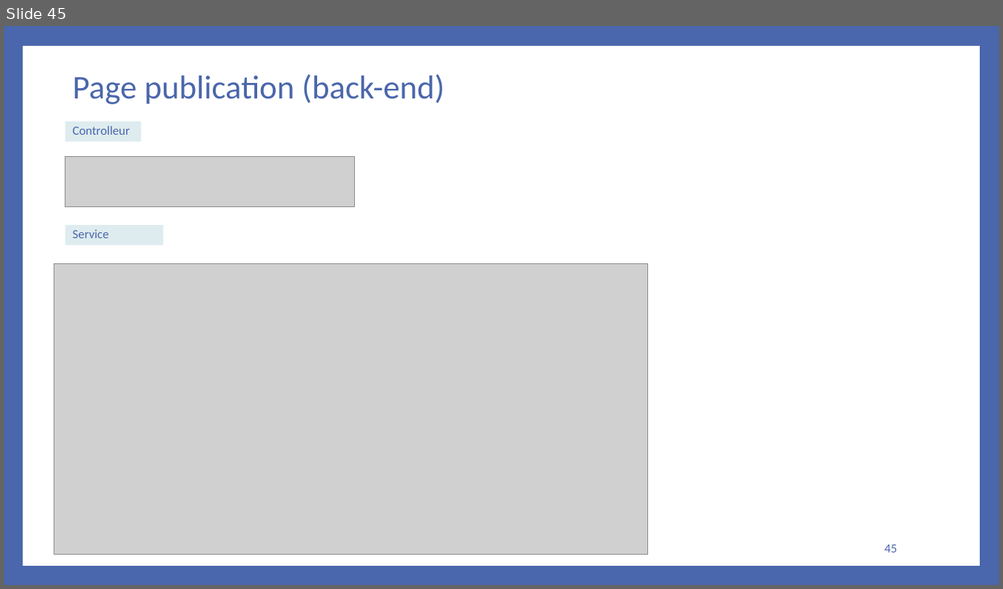
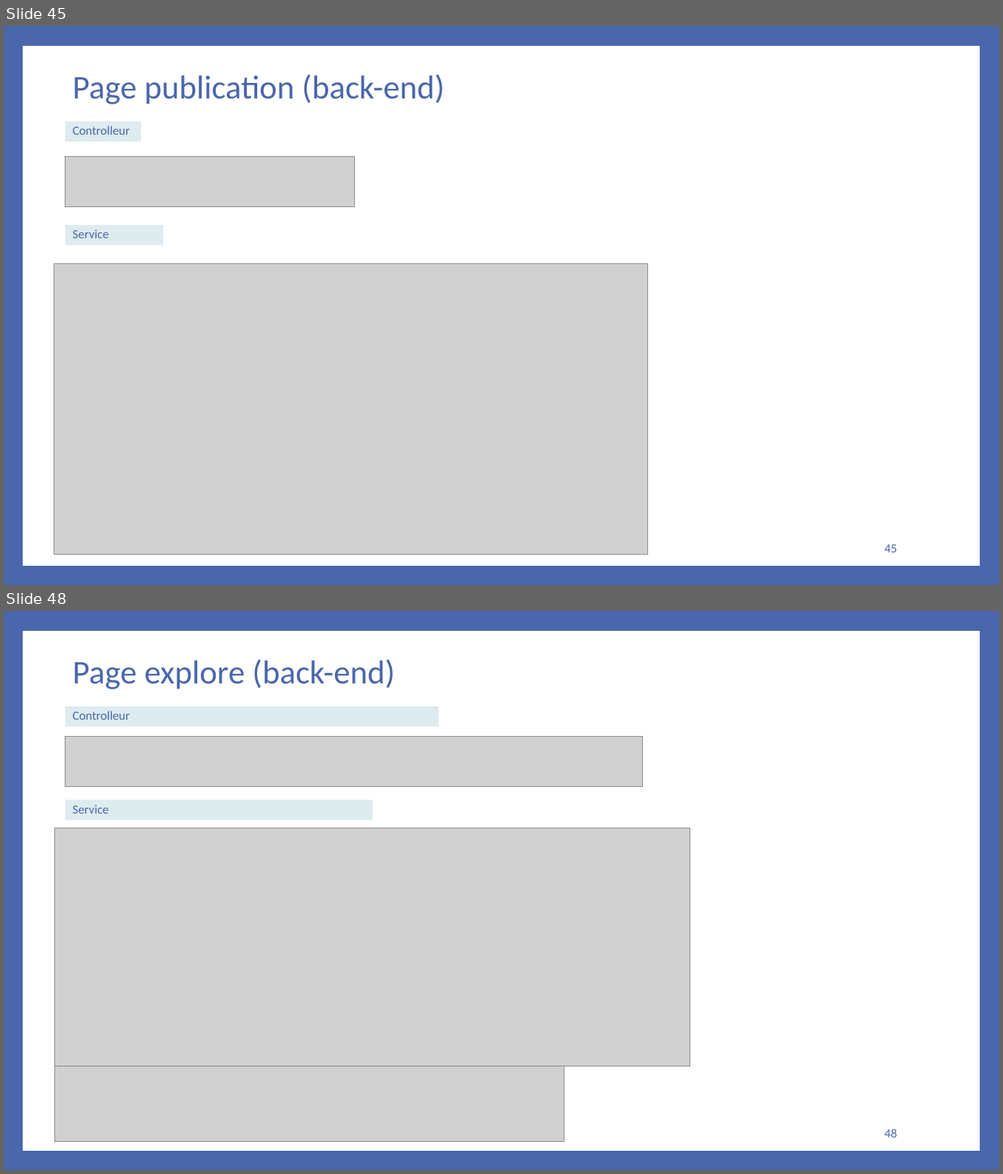
Before and after one commit to bakedpotato191/projet, a slide deck: rapport.PPTX. Shown one above the other, each under a label of ours: slide 45 before the commit, slides 45 and 48 after it; the slides between them are not shown. The pictures are 1003x589 and 1003x1174 pixels, drawn with LibreOffice and Linux fonts; fonts in the diff are those of the drawing; grey boxes stand for pictures. Boxes give left, top, right and bottom in pixels: in the first picture for what was removed or moved away, otherwise in the second. Text is boxed around its words. In the diff, an @@ line names an element or a change of style, - is before the commit and + after.

```diff
--- a/rapport.PPTX
+++ b/rapport.PPTX
@@ slide 48 added at (4,611,999,1170), background #4A66AC; not listed: 1 template element that a slide beside it also shows @@
@@ title added at (73,659,395,689), 32 pt, text #4A66AC @@
+Page explore (back-end)
@@ rectangle added at (65,706,438,726), fill #DEECEF, 12 pt, text #4A66AC @@
+Controlleur
@@ picture added at (65,736,643,787) @@
@@ rectangle added at (65,800,373,820), fill #DEECEF, 12 pt, text #4A66AC @@
+Service
@@ picture added at (55,828,690,1067) @@
@@ picture added at (55,1067,563,1142) @@
@@ page number added at (884,1129,896,1138), 12 pt, text #4A66AC @@
+48
```
Also in this commit, not shown: 7 slides changed, 6 other slides added, 33 other files.
